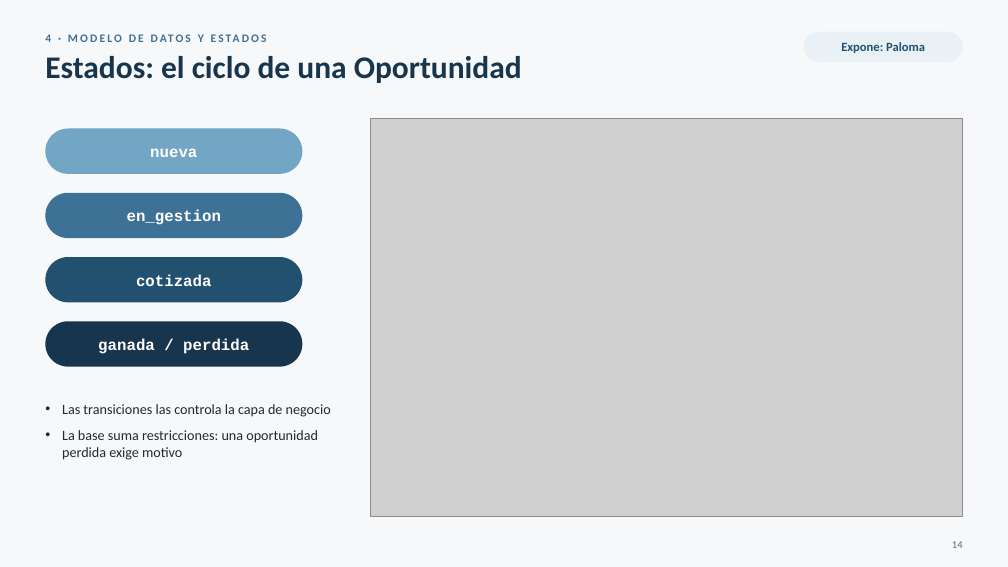
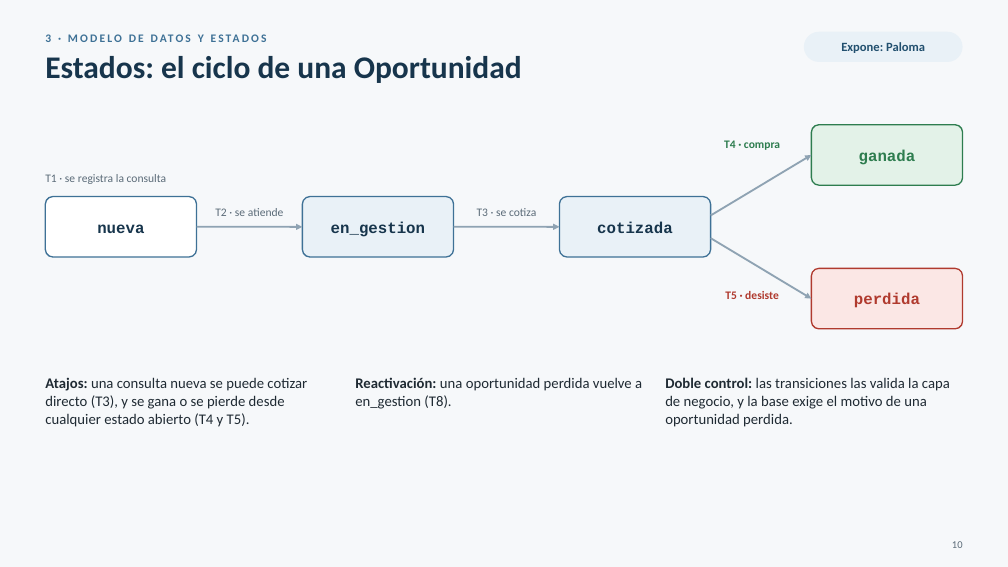
Before and after one commit to FranLuciano04/Vault-Rumbo, a slide deck: slide 10 of 07-Entregables/Video IA/Rumbo — parte técnica (presentación).pptx (slide 14 before the commit). Drawn at 1008x567 pixels with LibreOffice and Linux fonts; fonts in the diff are those of the drawing; grey boxes stand for pictures. Boxes give left, top, right and bottom in pixels: in the first picture for what was removed or moved away, otherwise in the second. Text is boxed around its words. In the diff, an @@ line names an element or a change of style, - is before the commit and + after.

```diff
--- a/07-Entregables/Video IA/Rumbo — parte técnica (presentación).pptx
+++ b/07-Entregables/Video IA/Rumbo — parte técnica (presentación).pptx
@@ text at [45, 34, 204, 42]: text changed @@
-4 · MODELO DE DATOS Y ESTADOS
+3 · MODELO DE DATOS Y ESTADOS
@@ picture removed at [371, 118, 963, 516] @@
@@ rounded rectangle removed at [45, 129, 302, 174] @@
@@ text added at [724, 140, 780, 150], 11 pt, text #2E7D4F, bold @@
+T4 · compra
@@ rounded rectangle added at [811, 125, 963, 185], fill #E3F2E8, outline #2E7D4F 1.25 pt @@
@@ text at [859, 149, 916, 165]: text changed; text colour #FFFFFF to #2E7D4F @@
-ganada / perdida
+ganada
@@ text added at [45, 174, 167, 184], 11 pt, text #5B6B78 @@
+T1 · se registra la consulta
@@ arrow added from (711, 216) to (811, 155), #8FA3B3 1.75 pt @@
@@ rounded rectangle: place and size @@
-rounded rectangle at [45, 193, 302, 238]
+rounded rectangle at [45, 197, 197, 257]
@@ rounded rectangle at [45, 197, 197, 257]: fill #3E7196 to #FFFFFF; outline none to #3E7196 1.25 pt; proportions changed @@
@@ text "nueva": place and size @@
-text "nueva" at [150, 148, 197, 157]
+text "nueva" at [97, 224, 144, 233]
@@ text added at [215, 208, 284, 216], 11 pt, text #5B6B78 @@
+T2 · se atiende
@@ rounded rectangle added at [302, 197, 454, 257], fill #E9F1F7, outline #3E7196 1.25 pt @@
@@ text "en_gestion": place and size @@
-text "en_gestion" at [127, 210, 221, 225]
+text "en_gestion" at [331, 221, 425, 237]
@@ text added at [477, 208, 536, 216], 11 pt, text #5B6B78 @@
+T3 · se cotiza
@@ rounded rectangle added at [560, 197, 711, 257], fill #E9F1F7, outline #3E7196 1.25 pt @@
@@ text colour #FFFFFF to #17354C in 3 elements at [97, 224, 144, 233], [331, 221, 425, 237], [597, 221, 673, 233] @@
@@ text "cotizada": place and size @@
-text "cotizada" at [136, 274, 212, 286]
+text "cotizada" at [597, 221, 673, 233]
@@ arrow added from (197, 227) to (302, 227), #8FA3B3 1.75 pt @@
@@ arrow added from (454, 227) to (560, 227), #8FA3B3 1.75 pt @@
@@ arrow added from (711, 238) to (811, 299), #8FA3B3 1.75 pt @@
@@ rounded rectangle removed at [45, 257, 302, 302] @@
@@ rounded rectangle added at [811, 268, 963, 329], fill #FBE7E5, outline #B03A2E 1.25 pt @@
@@ text added at [725, 291, 779, 299], 11 pt, text #B03A2E, bold @@
+T5 · desiste
@@ text added at [854, 293, 920, 308], 15 pt, text #B03A2E, bold @@
+perdida
@@ rounded rectangle removed at [45, 321, 302, 367] @@
@@ text added at [45, 377, 307, 427], 14 pt, text #1F2A33 @@
+Atajos: una consulta nueva se puede cotizar directo (T3), y se gana o se pierde desde cualquier estado abierto (T4 y T5).
@@ text added at [355, 377, 642, 409], 14 pt, text #1F2A33 @@
+Reactivación: una oportunidad perdida vuelve a en_gestion (T8).
@@ text at [665, 377, 950, 427]: text changed; size 13.5 to 14 pt @@
-• Las transiciones las controla la capa de negocio
-• La base suma restricciones: una oportunidad perdida exige motivo
+Doble control: las transiciones las valida la capa de negocio, y la base exige el motivo de una oportunidad perdida.
@@ text at [952, 541, 963, 548]: text changed @@
-14
+10
```
Also in this commit, not shown: 8 other slides changed, 3 slides added, 8 slides removed, 3 other files.
